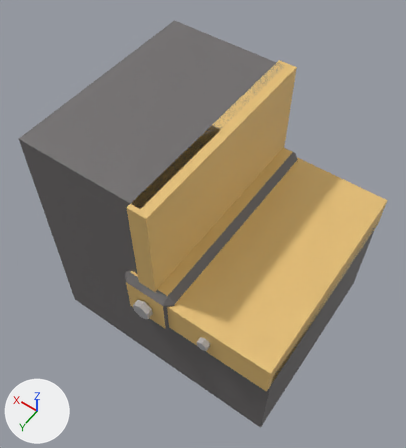
A saved change to the FBX model Assets/_Project/Art/Models/Kit/CO_Tile_7.fbx.
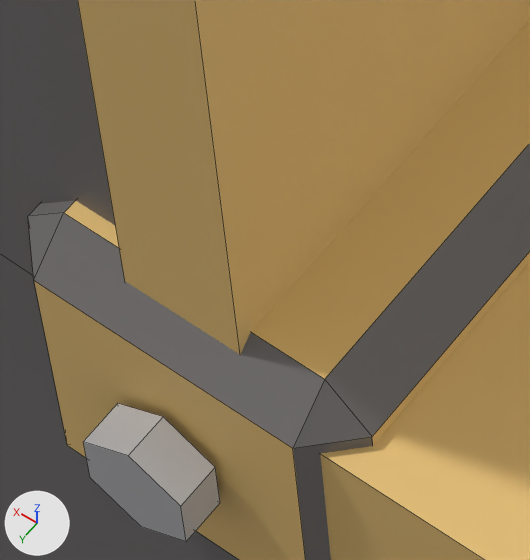
Old and new are each drawn whole from a camera (50 mm lens) standing at (-0.818, 0.805, 1.92) and looking at (0.051, -0.411, 0.009) and again close up on the part from 30% to 49% of the width and 54% to 72% of the height. The lights are fixed; the arrows at lower left show +X, +Y and +Z. The older version's two pictures come first. The close-ups show mesh edges as thin lines. Where no turn or scale is listed for an object, it has been applied to the vertices. Vertices at exactly the same position are counted once.

Objects in the first close-up: 'CO_Tile_7'.
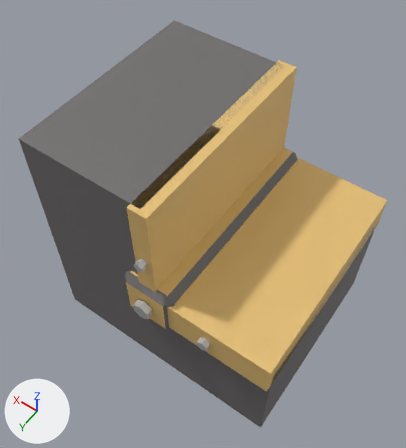
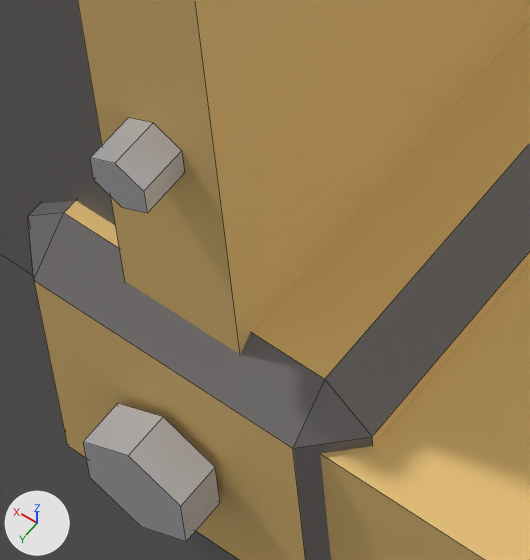
Diff of the bpy script that builds the scene:
```diff
--- a/Assets/_Project/Art/Models/Kit/CO_Tile_7.fbx.py
+++ b/Assets/_Project/Art/Models/Kit/CO_Tile_7.fbx.py
@@ me_co_tile_7_001 @@
 # used by ob_co_tile_7; location = (0.0, 0.0, 0.0)
-me_co_tile_7_001.from_pydata(...)  # 80 vertices, 70 faces; spans x -0.55..0.55, y -0.94..0.075, z -0.55..0.55
+me_co_tile_7_001.from_pydata(...)  # 92 vertices, 78 faces; spans x -0.55..0.55, y -0.94..0.075, z -0.55..0.55
+# me_co_tile_7_001 part 1: a new loose piece, a 6-sided cylinder along y spanning x -0.017..0.017, y 0.02..0.05, z 0.255..0.295, in mat_metal_co (light grey #cbcbce)
 me_co_tile_7_001.materials.append(mat_body_co)
```

Boxes (x1, y1, x2, y2) around the edits, measured in the close-ups (530 x 560 px):
part 1 of me_co_tile_7_001, added
    after: (90, 118, 185, 213)
